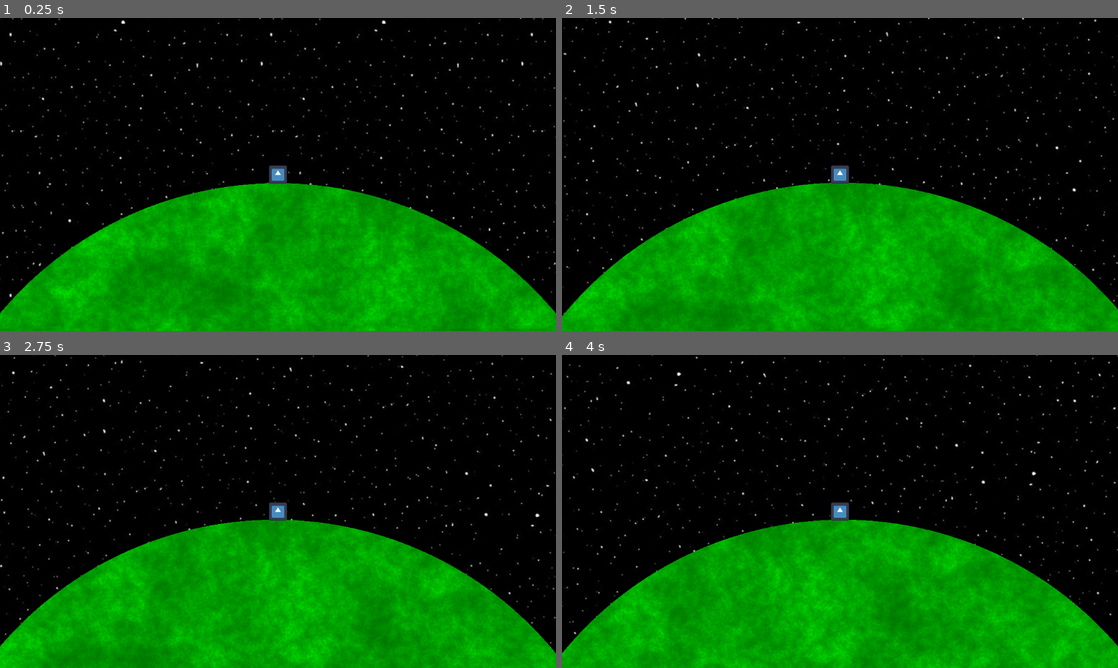
Above: before the commit, frames 1-4 (two rows, left to right).
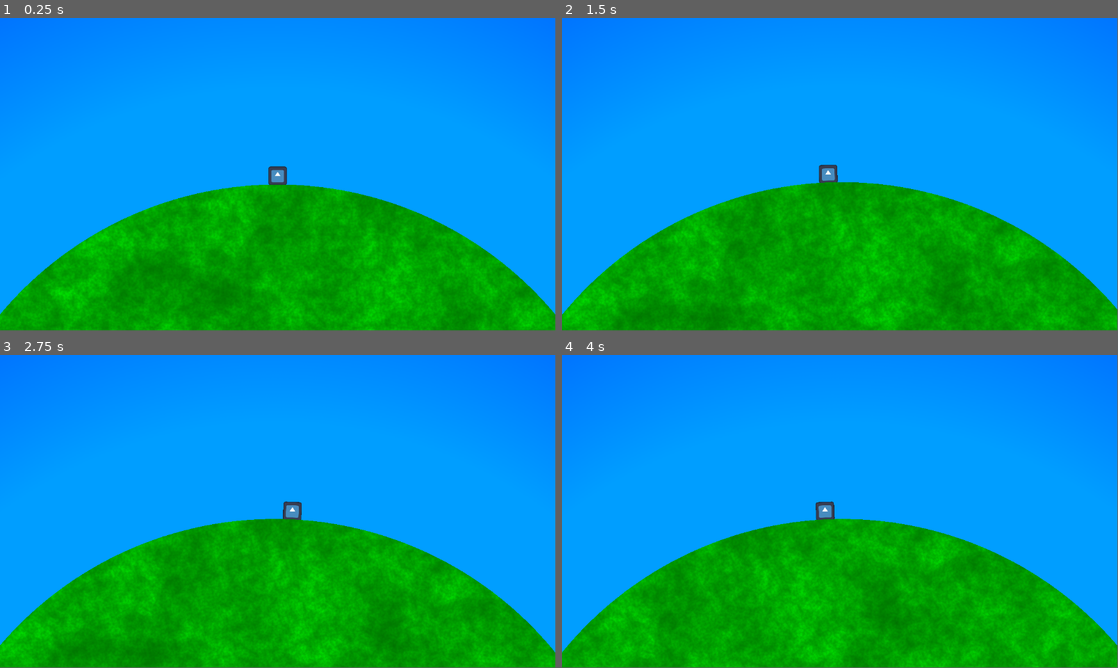
Above: after the commit, the same moments.

Repository: ChWh2/2dplanetgame
Game: Godot game, scene res://Scenes/space.tscn
Same seed, same stepped clock (60 frames per second), same inputs: the game is played once before the commit and once after it. The engine's default icon, where the game draws it, is replaced by a stand-in: a white triangle on a blue panel in a dark square.
Inputs:
- Up to frame 1 (0.25 s): no input
- Up to frame 2 (1.5 s): hold D (Right) 0.53-1.28 s; hold A (Left) from 1.28 s (still down)
- Up to frame 3 (2.75 s): release A (Left) at 2.03 s; hold D (Right) from 2.03 s (still down)
- Up to frame 4 (4 s): release D (Right) at 3.53 s; hold A (Left) from 3.53 s (still down)
In our replay, the window is 800x450 before the commit and 799x449 after it. These sizes can differ from the game's own. Grey fills any space a smaller window leaves; there, only what the larger window draws over its background counts as a difference.

The runs differ from the first frame. In frame 1, 66% of the frame differs, in the area x 0-100%, y 0-100%; in frame 2, 69%; in frame 3, 69%; in frame 4, 70%.

Commit message:
Atmosphere

Diff:
--- a/Scenes/planet.tscn
+++ b/Scenes/planet.tscn
@@ -1,6 +1,18 @@
-[gd_scene load_steps=7 format=3 uid="uid://bt64bj0v1ccji"]
+[gd_scene load_steps=9 format=3 uid="uid://bt64bj0v1ccji"]
 
 [ext_resource type="Shader" path="res://planet.gdshader" id="2_h1sy1"]
+
+[sub_resource type="Gradient" id="Gradient_usl0m"]
+offsets = PackedFloat32Array(0.636364, 0.87013, 1)
+colors = PackedColorArray(0, 0.619608, 1, 1, 0, 0.419608, 1, 1, 0, 0.419608, 1, 0)
+
+[sub_resource type="GradientTexture2D" id="GradientTexture2D_x6vqs"]
+gradient = SubResource("Gradient_usl0m")
+width = 2000
+height = 2000
+fill = 1
+fill_from = Vector2(0.5, 0.5)
+fill_to = Vector2(0.5, 0)
 
 [sub_resource type="CircleShape2D" id="CircleShape2D_csc6h"]
 radius = 500.0
@@ -27,6 +39,10 @@
 
 [node name="Planet" type="StaticBody2D"]
 
+[node name="Attmosphere" type="Sprite2D" parent="."]
+z_index = -1
+texture = SubResource("GradientTexture2D_x6vqs")
+
 [node name="CollisionShape2D" type="CollisionShape2D" parent="."]
 shape = SubResource("CircleShape2D_csc6h")
 
--- a/Scenes/player.tscn
+++ b/Scenes/player.tscn
@@ -20,8 +20,10 @@
 [node name="Camera2D" type="Camera2D" parent="."]
 ignore_rotation = false
 zoom = Vector2(1.5, 1.5)
-position_smoothing_speed = 15.0
-rotation_smoothing_speed = 15.0
+position_smoothing_enabled = true
+position_smoothing_speed = 10.0
+rotation_smoothing_enabled = true
+rotation_smoothing_speed = 10.0
 
 [node name="ReGround" type="RayCast2D" parent="."]
 target_position = Vector2(0, 1000)
--- a/Scenes/space.tscn
+++ b/Scenes/space.tscn
@@ -11,17 +11,26 @@
 follow_viewport_enabled = true
 
 [node name="TextureRect" type="TextureRect" parent="CanvasLayer"]
-offset_left = -18000.0
-offset_top = -18000.0
-offset_right = 18000.0
-offset_bottom = 18000.0
+anchors_preset = 8
+anchor_left = 0.5
+anchor_top = 0.5
+anchor_right = 0.5
+anchor_bottom = 0.5
+offset_left = -4.99942e+06
+offset_top = -4.99968e+06
+offset_right = 4.99942e+06
+offset_bottom = 4.99968e+06
+grow_horizontal = 2
+grow_vertical = 2
 texture = ExtResource("3_eqvlc")
 stretch_mode = 1
-
-[node name="Planet" parent="." groups=["Gravity Attractors"] instance=ExtResource("1_4teii")]
 
 [node name="Player" parent="." instance=ExtResource("2_jxql8")]
 position = Vector2(0, -542)
 
-[node name="Planet2" parent="." groups=["Gravity Attractors"] instance=ExtResource("1_4teii")]
-position = Vector2(-1110, 7)
+[node name="planets" type="Node2D" parent="."]
+
+[node name="Planet" parent="planets" groups=["Gravity Attractors"] instance=ExtResource("1_4teii")]
+
+[node name="Planet2" parent="planets" groups=["Gravity Attractors"] instance=ExtResource("1_4teii")]
+position = Vector2(-1600, -1000)
--- a/Scripts/Player.gd
+++ b/Scripts/Player.gd
@@ -5,6 +5,9 @@
 const JUMP_VELOCITY = -4.0
 
 var rawPosition : Vector2
+
+func setPhysicsProcess(b : bool):
+	set_physics_process(b)
 
 func _physics_process(delta: float) -> void:
 
--- a/project.godot
+++ b/project.godot
@@ -19,10 +19,6 @@
 
 Constants="*res://Scripts/constants.gd"
 
-[display]
-
-window/stretch/mode="viewport"
-
 [global_group]
 
 "Gravity Attractors"="Anything with gravity"
